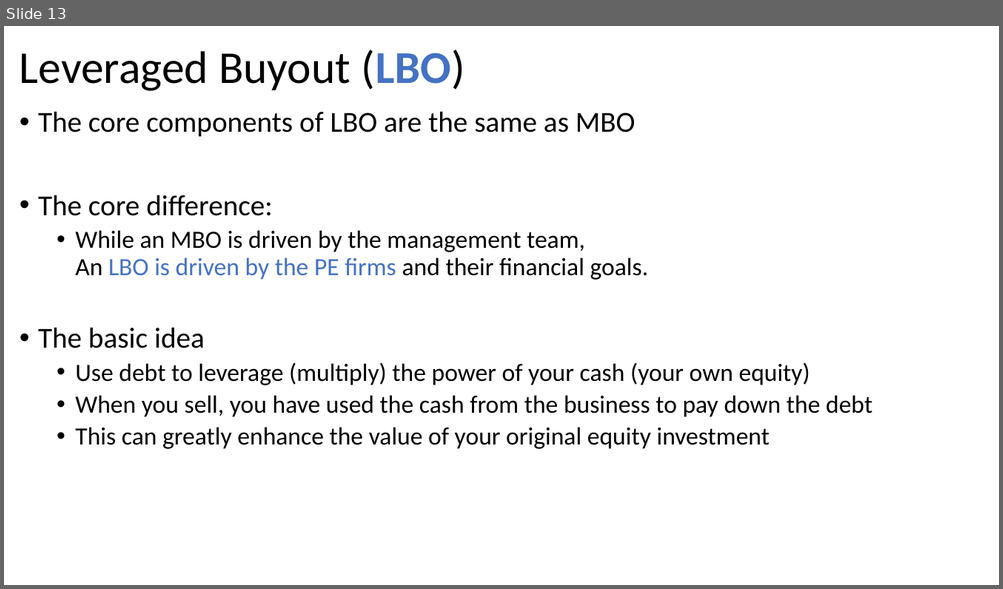
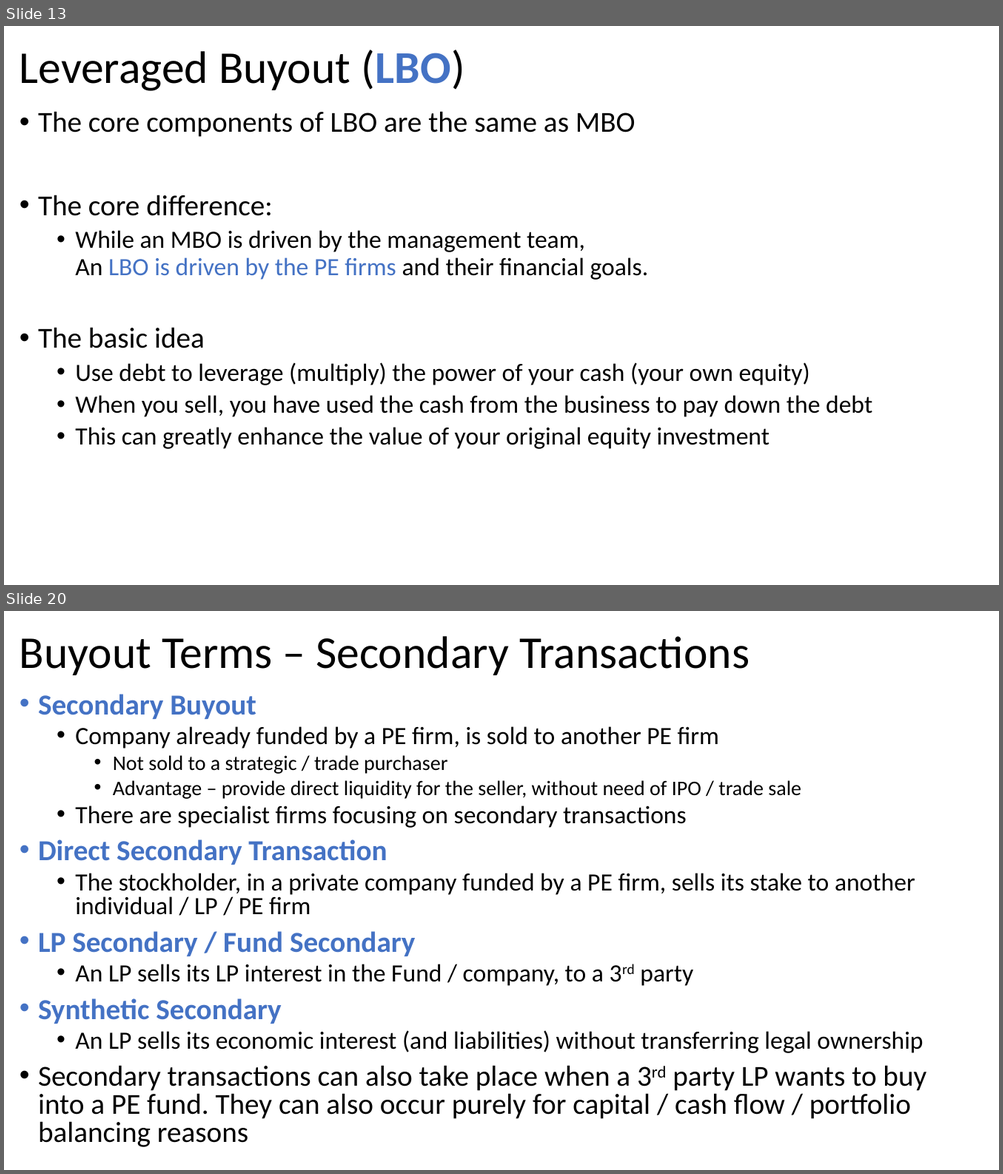
Before and after one commit to gowestyang/finance, a slide deck: (2021 John) Private Equity Finance/Presentation1.pptx. Shown one above the other, each under a label of ours: slide 13 before the commit, slides 13 and 20 after it; the slides between them are not shown. The pictures are 1003x589 and 1003x1174 pixels, drawn with LibreOffice and Linux fonts; fonts in the diff are those of the drawing. Boxes give left, top, right and bottom in pixels: in the first picture for what was removed or moved away, otherwise in the second. Text is boxed around its words. In the diff, an @@ line names an element or a change of style, - is before the commit and + after.

```diff
--- a/(2021 John) Private Equity Finance/Presentation1.pptx
+++ b/(2021 John) Private Equity Finance/Presentation1.pptx
@@ slide 20 added at (4, 611, 999, 1170), background #FFFFFF @@
@@ title added at (20, 636, 749, 675), 44 pt, text #000000 @@
+Buyout Terms – Secondary Transactions
@@ text added at (38, 694, 926, 1147), 24 pt, text #000000 @@
+• Secondary Buyout
+  • Company already funded by a PE firm, is sold to another PE firm
+    • Not sold to a strategic / trade purchaser
+    • Advantage – provide direct liquidity for the seller, without need of IPO / trade sale
+  • There are specialist firms focusing on secondary transactions
+• Direct Secondary Transaction
+  • The stockholder, in a private company funded by a PE firm, sells its stake to another individual / LP / PE firm
+• LP Secondary / Fund Secondary
+  • An LP sells its LP interest in the Fund / company, to a 3rd party
+• Synthetic Secondary
+  • An LP sells its economic interest (and liabilities) without transferring legal ownership
+• Secondary transactions can also take place when a 3rd party LP wants to buy into a PE fund. They can also occur purely for capital / cash flow / portfolio balancing reasons
```
Also in this commit, not shown: 2 slides changed, 9 other slides added.
